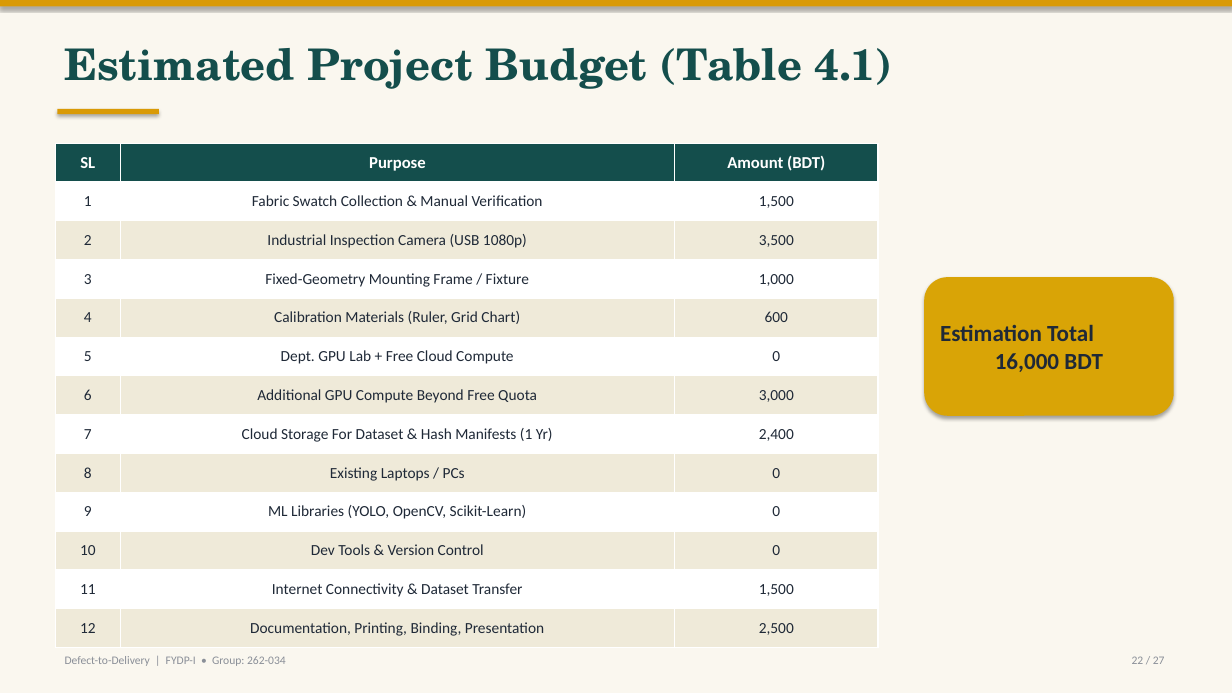
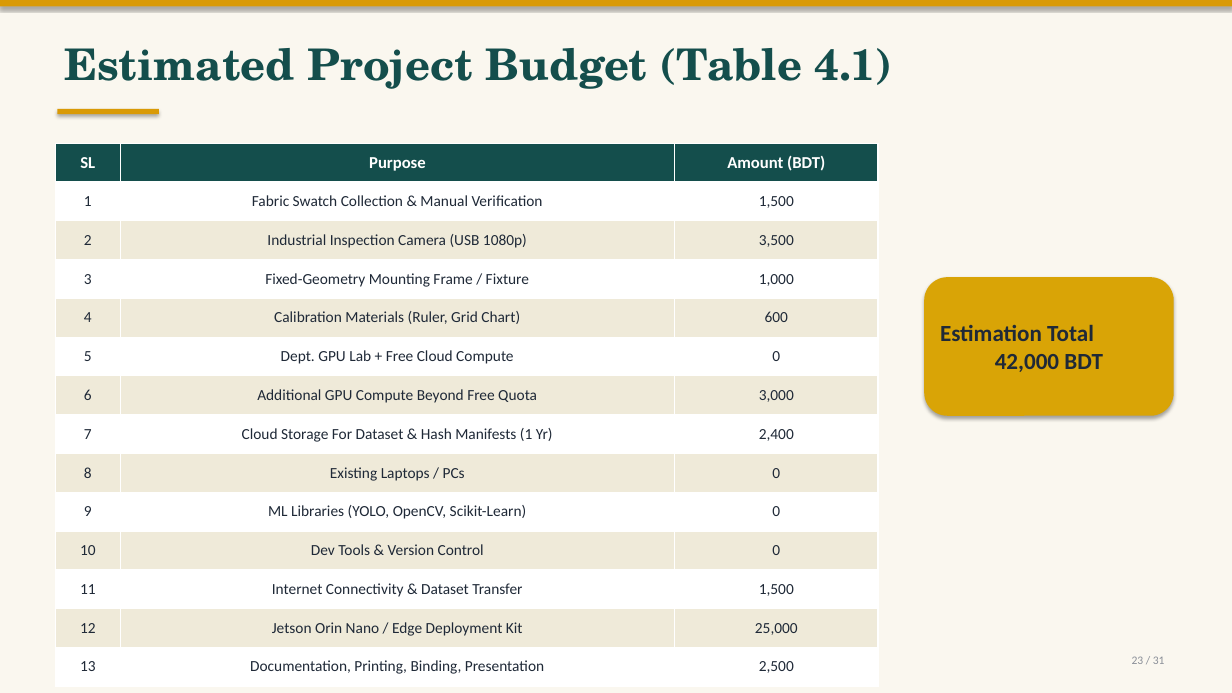
Before and after one commit to labib-ux/FYDP, a slide deck: slide 23 of slides/FYDP-I_Defect-to-Delivery.pptx (slide 22 before the commit). Drawn at 1232x693 pixels with LibreOffice and Linux fonts; fonts in the diff are those of the drawing. Boxes give left, top, right and bottom in pixels: in the first picture for what was removed or moved away, otherwise in the second. Text is boxed around its words. In the diff, an @@ line names an element or a change of style, - is before the commit and + after.

```diff
--- a/slides/FYDP-I_Defect-to-Delivery.pptx
+++ b/slides/FYDP-I_Defect-to-Delivery.pptx
@@ table at <box>55,143,878,687</box> @@
-row 13: 12 | Documentation, Printing, Binding, Presentation | 2,500
+row 13: 12 | Jetson Orin Nano / Edge Deployment Kit | 25,000
+row 14: 13 | Documentation, Printing, Binding, Presentation | 2,500
@@ text in rounded rectangle at <box>940,325,1103,372</box>: text changed @@
-Estimation Total
-16,000 BDT
+Estimation Total
+42,000 BDT
@@ text at <box>1132,656,1165,664</box>: text changed @@
-22 / 27
+23 / 31
```
Also in this commit, not shown: 26 other slides changed, 2 slides added.
